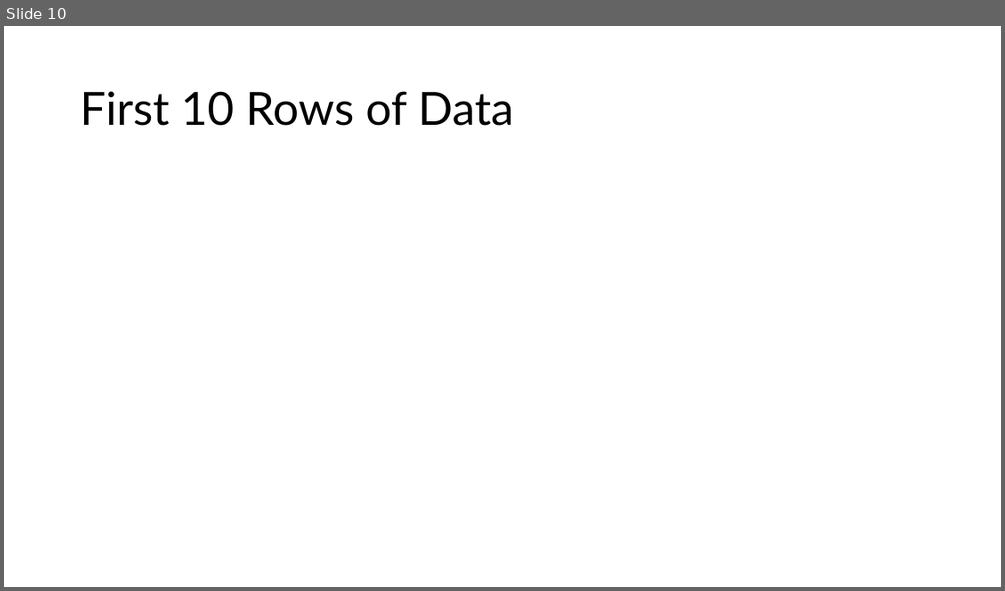
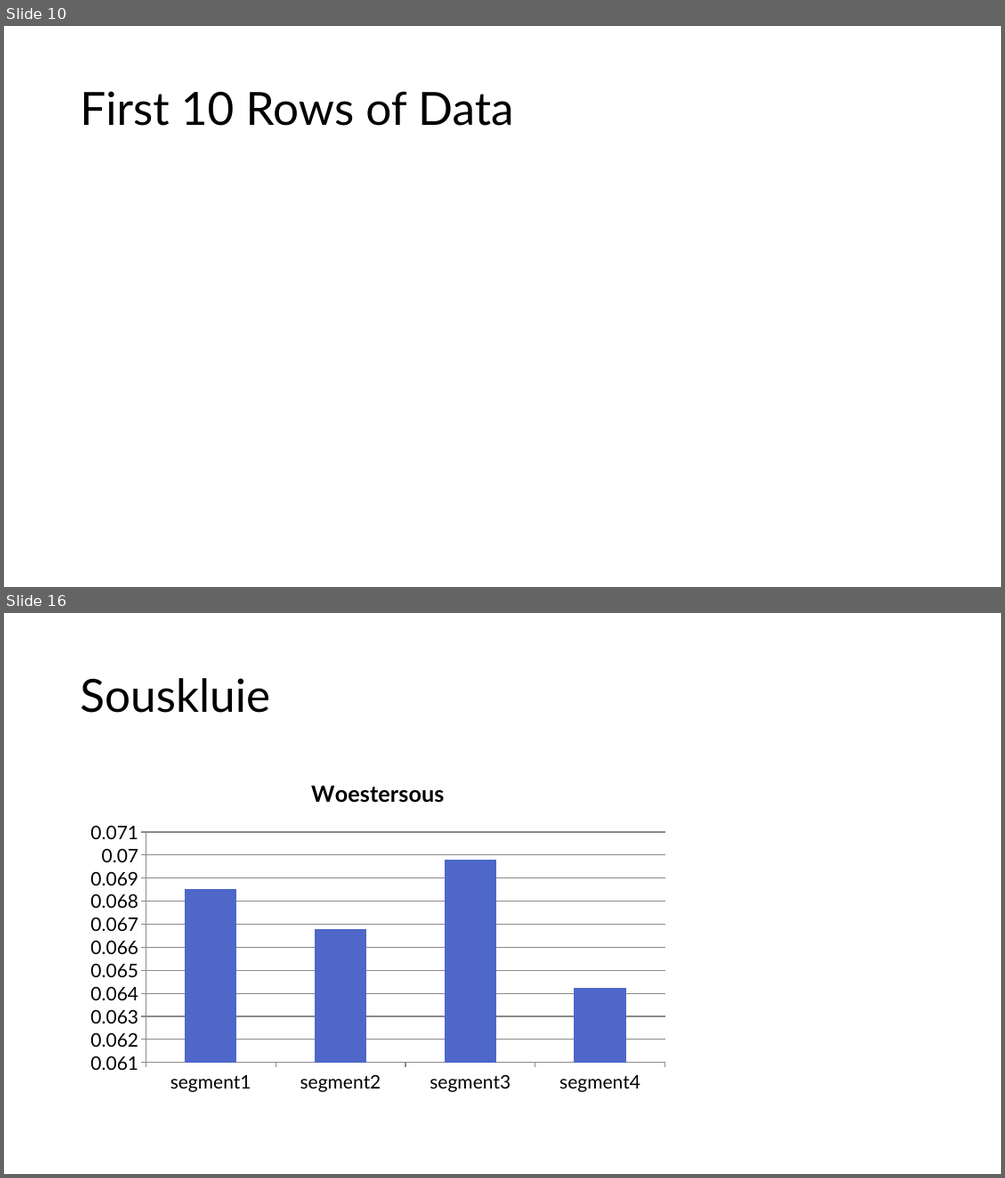
Before and after one commit to lizesteyn/FNBdataquest, a slide deck: Presentation6.pptx. Shown one above the other, each under a label of ours: slide 10 before the commit, slides 10 and 16 after it; the slides between them are not shown. The pictures are 1005x591 and 1005x1178 pixels, drawn with LibreOffice and Linux fonts; fonts in the diff are those of the drawing. Boxes give left, top, right and bottom in pixels: in the first picture for what was removed or moved away, otherwise in the second. Text is boxed around its words. In the diff, an @@ line names an element or a change of style, - is before the commit and + after.

```diff
--- a/Presentation6.pptx
+++ b/Presentation6.pptx
@@ slide 16 added at <box>4,613,1001,1174</box>, background #FFFFFF @@
@@ title added at <box>80,678,270,713</box>, 44 pt, text #000000 @@
+Souskluie
@@ column chart added at <box>79,763,677,1099</box> @@
+title "Woestersous"
+categories: segment1, segment2, segment3, segment4
+Series 1: 0.069, 0.067, 0.07, 0.064
```
Also in this commit, not shown: 7 other slides added, 4 other files.
